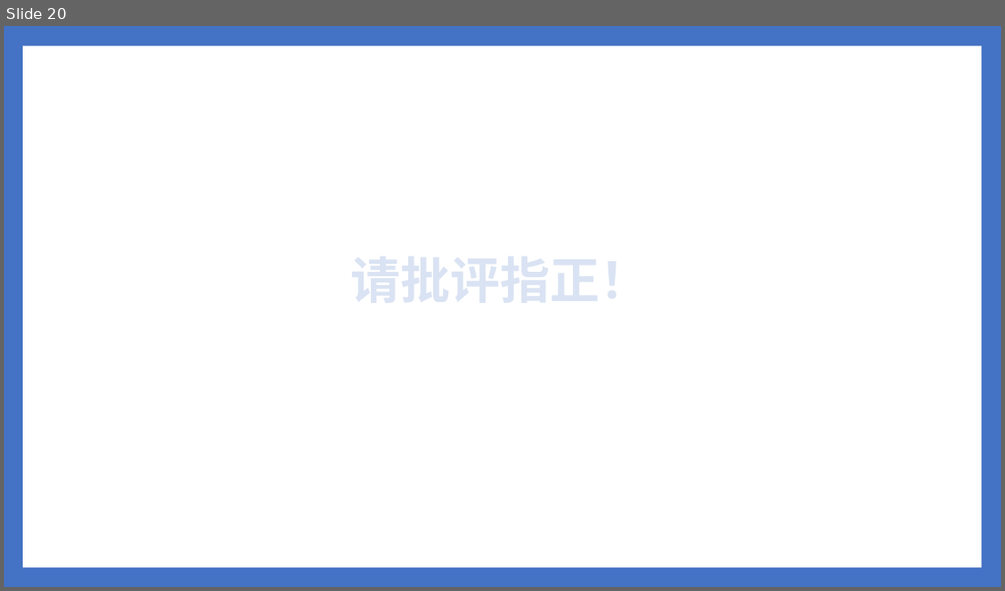
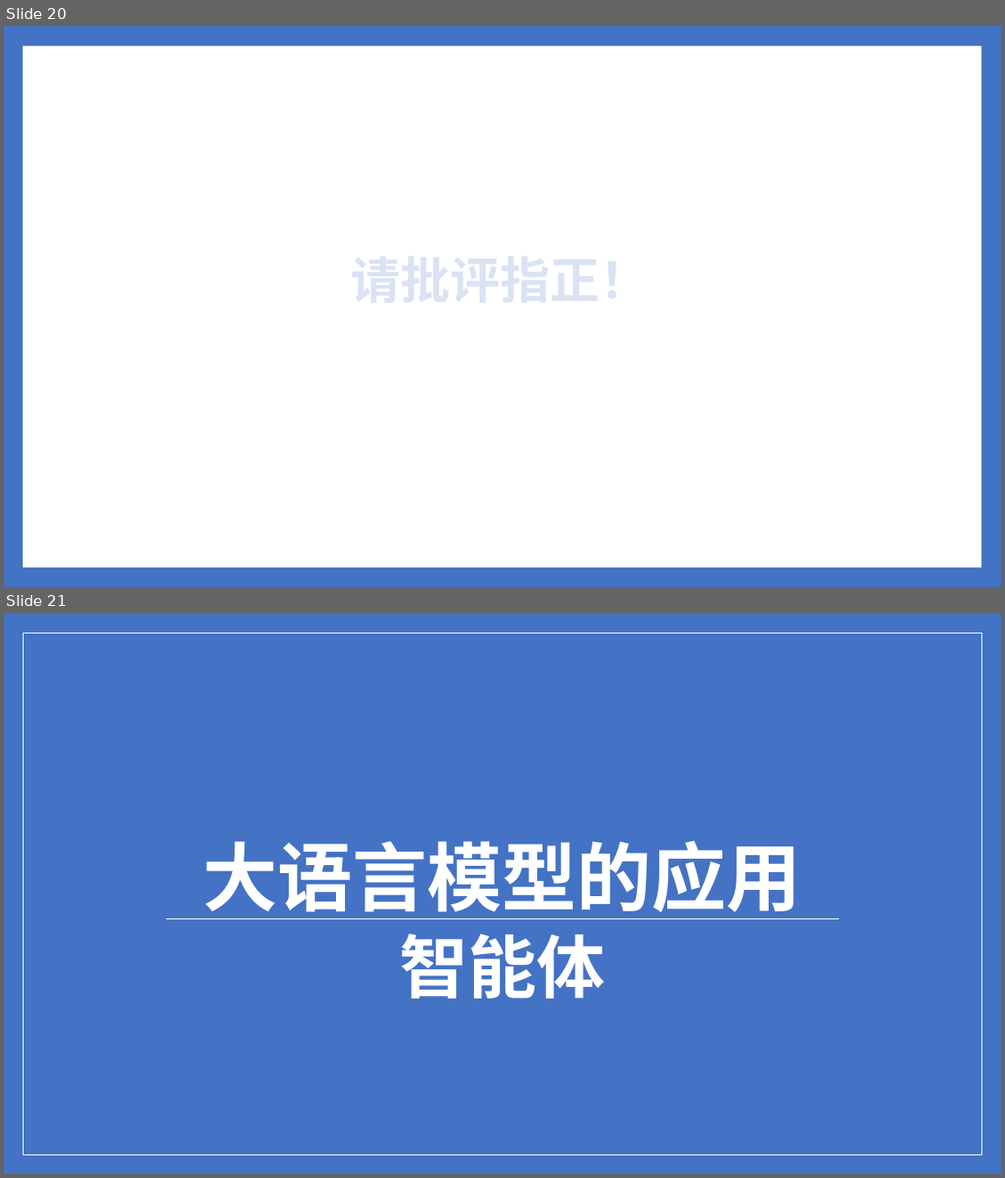
Before and after one commit to ylsdamxssjxxdd/eva, a slide deck: utils/软件介绍.pptx. Shown one above the other, each under a label of ours: slide 20 before the commit, slides 20 and 21 after it. The pictures are 1005x591 and 1005x1178 pixels, drawn with LibreOffice and Linux fonts; fonts in the diff are those of the drawing. Boxes give left, top, right and bottom in pixels: in the first picture for what was removed or moved away, otherwise in the second. Text is boxed around its words. In the diff, an @@ line names an element or a change of style, - is before the commit and + after.

```diff
--- a/utils/软件介绍.pptx
+++ b/utils/软件介绍.pptx
@@ slide 21 added at box(4, 613, 1001, 1174), background #4472C4 @@
@@ rectangle added at box(23, 633, 981, 1154), fill #4472C4, outline #FFFFFF 1 pt @@
@@ title added at box(203, 841, 801, 919), 72 pt, text #FFFFFF, bold @@
+大语言模型的应用
@@ line added from (165, 918) to (839, 918), #FFFFFF 0.79 pt @@
@@ subtitle added at box(399, 933, 605, 998), 66 pt, text #FFFFFF, bold @@
+智能体
```
Also in this commit, not shown: 1 slide changed, 11 other files.
